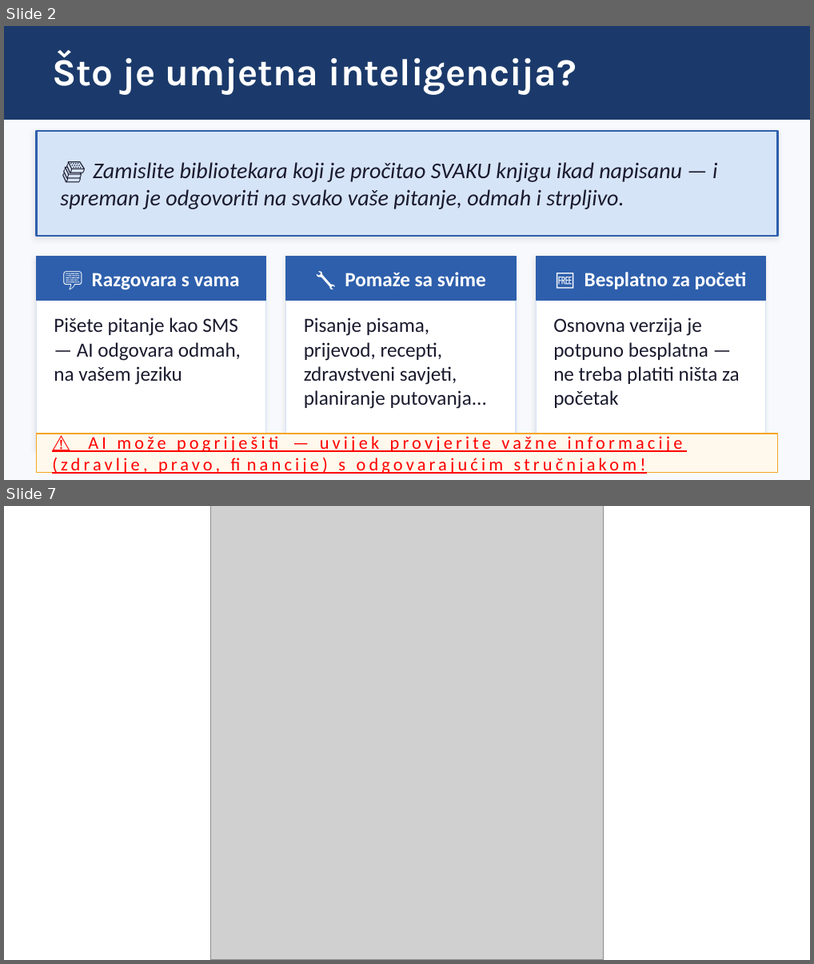
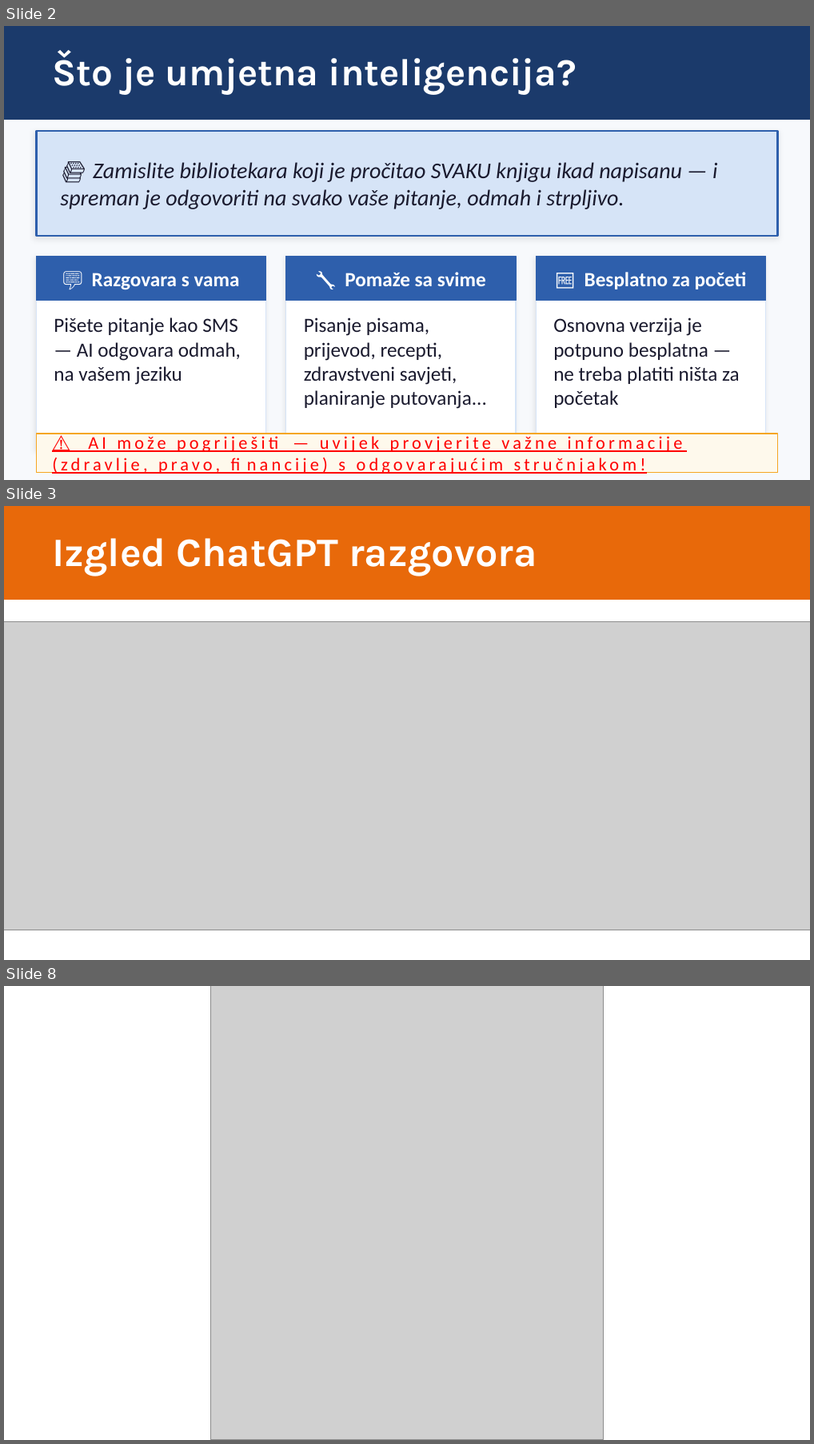
Before and after one commit to brunobilandzic/dipl, a slide deck: praksa/RAST/izradaprezentacije/AI_u_svakodnevnom_zivotu_BRUNO.pptx. Shown one above the other, each under a label of ours: slides 2 and 7 before the commit, slides 2, 3 and 8 after it; the slides between them are not shown. The pictures are 814x964 and 814x1444 pixels, drawn with LibreOffice and Linux fonts; fonts in the diff are those of the drawing; grey boxes stand for pictures. Boxes give left, top, right and bottom in pixels: in the first picture for what was removed or moved away, otherwise in the second. Text is boxed around its words. In the diff, an @@ line names an element or a change of style, - is before the commit and + after.

```diff
--- a/praksa/RAST/izradaprezentacije/AI_u_svakodnevnom_zivotu_BRUNO.pptx
+++ b/praksa/RAST/izradaprezentacije/AI_u_svakodnevnom_zivotu_BRUNO.pptx
@@ slide 3 added at bbox=[4, 506, 810, 960], background #FFFFFF @@
@@ rectangle added at bbox=[4, 506, 810, 599], fill #E8690A, outline #E8690A 1 pt @@
@@ text added at bbox=[52, 538, 538, 576], 36 pt, text #FFFFFF, bold @@
+Izgled ChatGPT razgovora
@@ picture added at bbox=[4, 622, 810, 930] @@
@@ what was slide 7 is now slide 8 @@
```
Also in this commit, not shown: 1 slide changed, 4 other slides added, 1 slide removed, 1 other file.
